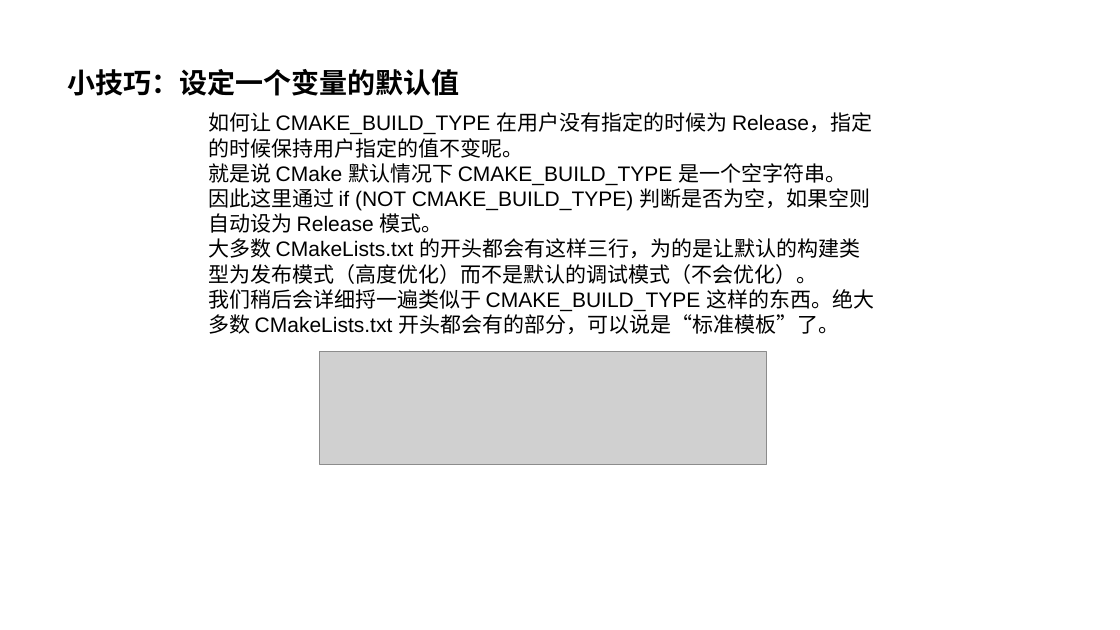
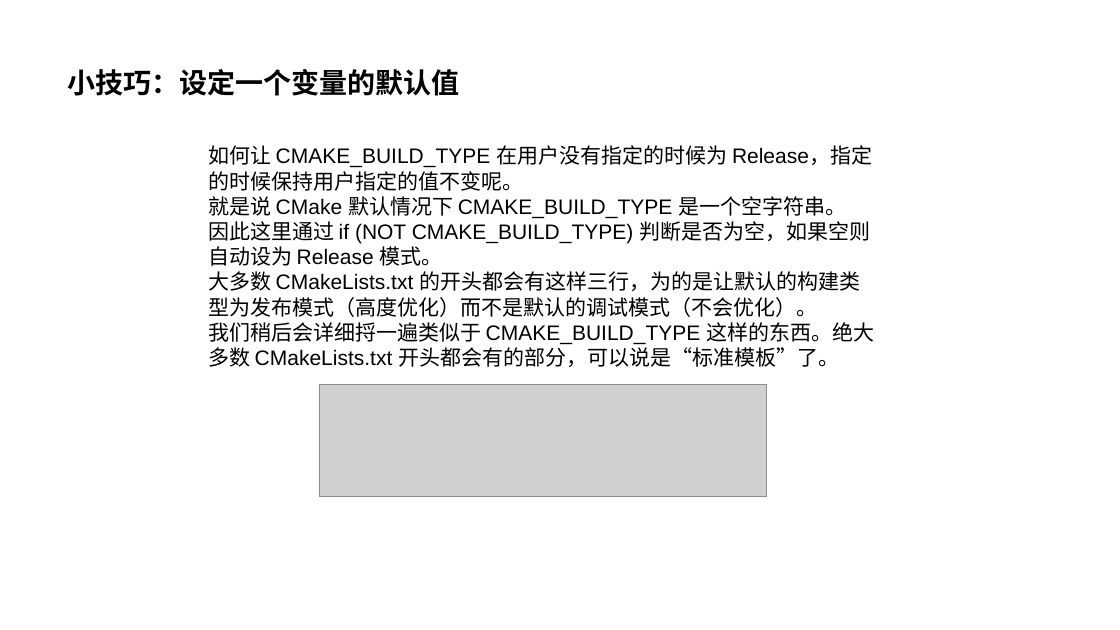
Before and after one commit to parallel101/course, a slide deck: slide 21 of 11/slides.pptx (slide 19 before the commit). Drawn at 1120x630 pixels with LibreOffice and Linux fonts; fonts in the diff are those of the drawing; grey boxes stand for pictures. Boxes give left, top, right and bottom in pixels: in the first picture for what was removed or moved away, otherwise in the second. Text is boxed around its words. In the diff, an @@ line names an element or a change of style, - is before the commit and + after.

```diff
--- a/11/slides.pptx
+++ b/11/slides.pptx
@@ text "如何让 CMAKE_BUILD_TYPE 在用户没有指定的时候为 Release，指定的时候保持用户指定的值不变呢。": place and size @@
-text "如何让 CMAKE_BUILD_TYPE 在用户没有指定的时候为 Release，指定的时候保持用户指定的值不变呢。" at (208,112,874,334)
+text "如何让 CMAKE_BUILD_TYPE 在用户没有指定的时候为 Release，指定的时候保持用户指定的值不变呢。" at (208,145,874,367)
@@ picture: place and size @@
-picture at (319,352,766,465)
+picture at (319,385,766,497)
```
Also in this commit, not shown: 1 other slide changed, 17 slides added, 2 other files.
